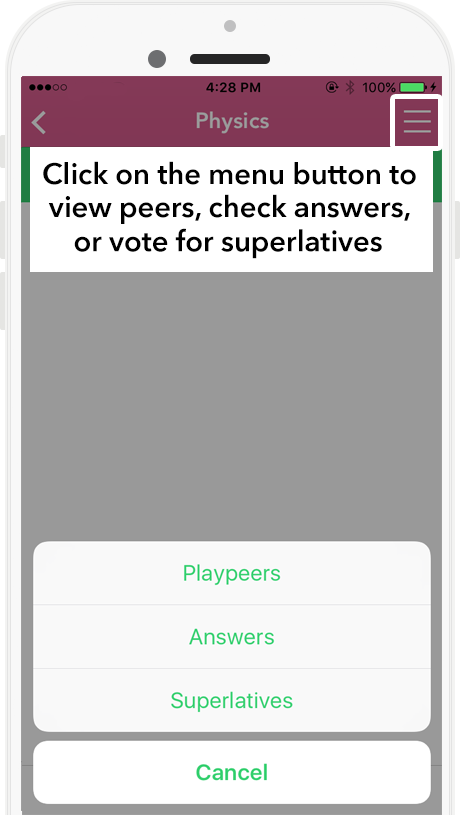
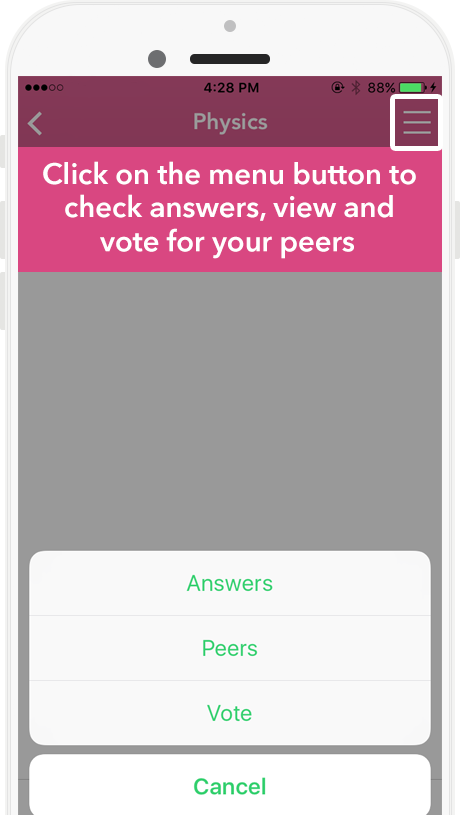
Layered file, before and after one edit (w=460, h=815). Changes by layer:
renamed "or vote for superlatives" to "vote for your peers", painted on it over box(74, 228, 382, 259)
renamed "view peers, check answers," to "check answers, view and", painted on it over box(48, 194, 410, 224)
painted on "Click on the menu button to" over box(43, 161, 416, 185)
added layer "Layer 3" above "Layer 2" over box(18, 75, 442, 815)
hid "Layer 2" over box(22, 76, 442, 815)
